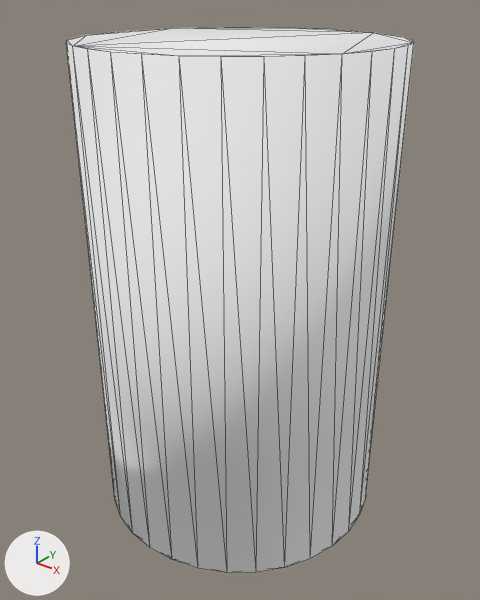
The glTF model exports/glb/Small bell/Small bell crown__n10.glb, before and after one commit.
The view is the same before and after, from a camera (50 mm lens) standing at (-3.5149, 4.6186, 1.688) and looking at (-3.6191, 4.749, 1.6072). Every picture has the same lights, and +X, +Y and +Z are marked at lower left. The picture after the commit comes second. Mesh edges are drawn as thin lines.

The scene before the commit, as lines of its bpy script (objects in view):
```python
me_cylinder_068 = bpy.data.meshes.new('Cylinder.068')
me_cylinder_068.from_pydata(...)  # a 32-sided cylinder along z spanning x -0.04..0.04, y -0.04..0.04, z -0.065..0.065
me_cylinder_068.materials.append(mat_worn_golden_bronze_001)  # white #ffffff
ob_small_bell_crown = bpy.data.objects.new('Small bell crown', me_cylinder_068)
ob_small_bell_crown.location = (-3.62, 4.75, 1.61)
```
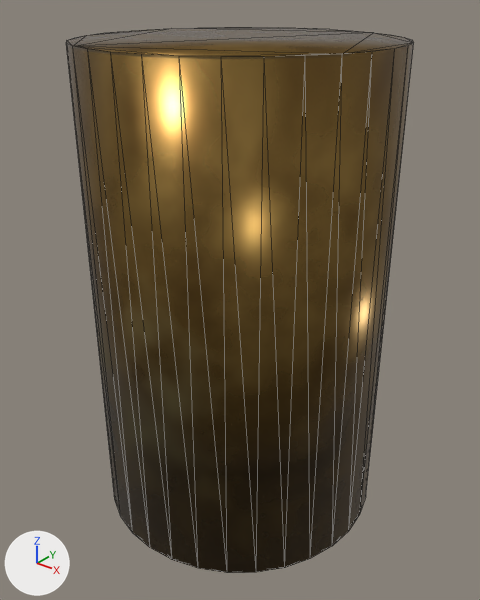
What changed in the scene script:
```text
Add img_bc_g15_s0_small_bell_crown:
    img_bc_g15_s0_small_bell_crown = load_image('BC_g15_s0_Small bell crown', '_unpacked/BC_g15_s0_Small_bell_crown', 256, 256, 'sRGB')
Add img_orm_g15_s0_small_bell_crown:
    img_orm_g15_s0_small_bell_crown = load_image('ORM_g15_s0_Small bell crown', '_unpacked/ORM_g15_s0_Small_bell_crown', 256, 256, 'Non-Color')
Add mat_baked_g15_s0_small_bell_crown:
    mat_baked_g15_s0_small_bell_crown = bpy.data.materials.new('BAKED_g15_s0_Small bell crown')
    # uses the picture img_bc_g15_s0_small_bell_crown
    # uses the picture img_orm_g15_s0_small_bell_crown
Change me_cylinder_068:
    where me_cylinder_068.from_pydata(...)  # 64 vertices, 124 faces; spans x -0.04..0.04, y -0.04..0.04, z -0.065..0.065
    remove me_cylinder_068.materials.append(mat_worn_golden_bronze_001)  # white #ffffff
    add me_cylinder_068.materials.append(mat_baked_g15_s0_small_bell_crown)
```

Changed parts and their boxes [x1, y1, x2, y2] in the pictures (480 x 600 px):
'Small bell crown', recoloured (white to brown): [66, 27, 414, 573] in both
